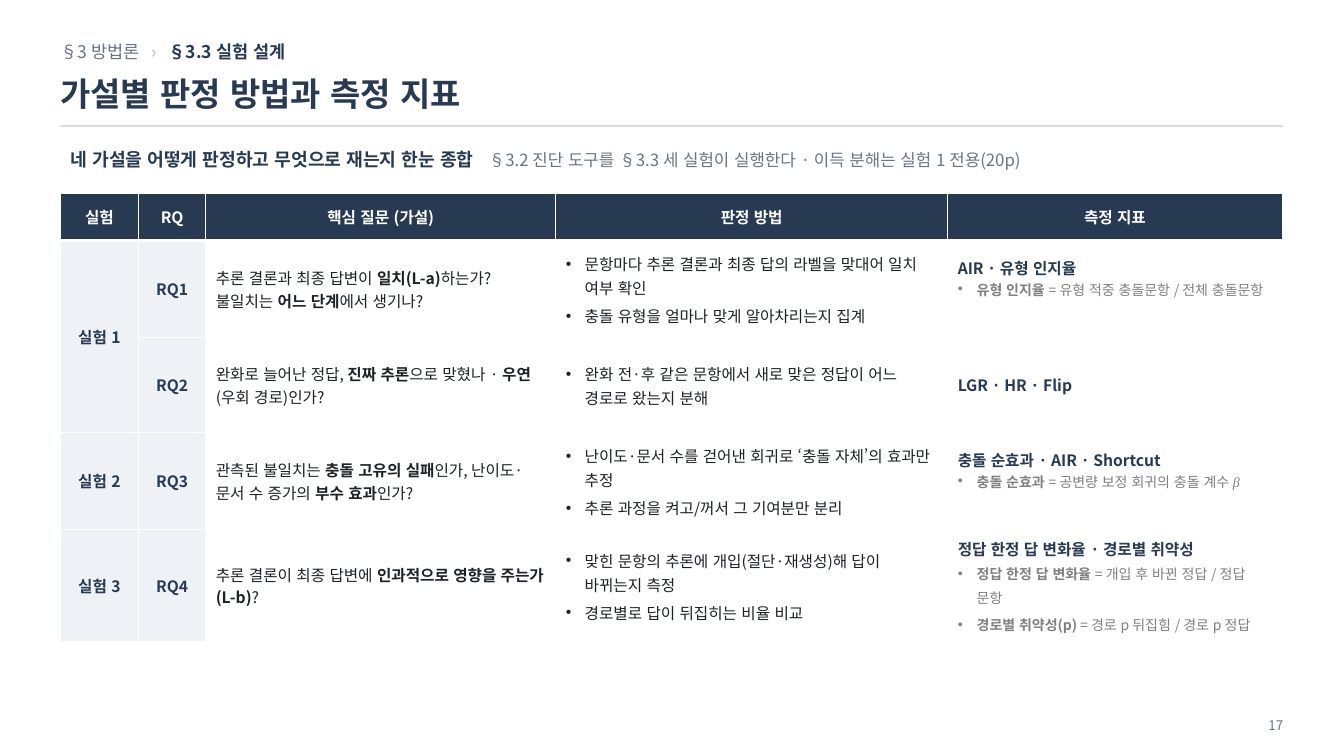
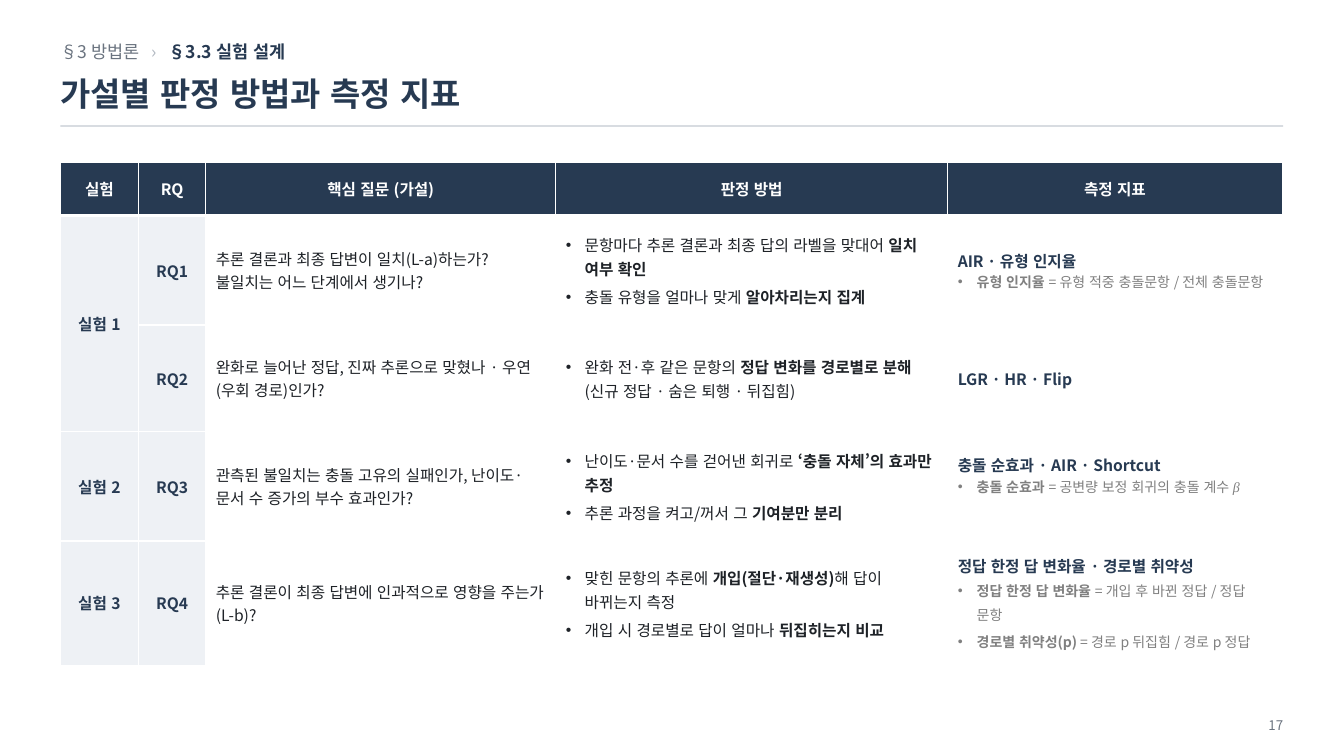
Before and after one commit to jin-ryu/thinkconflict, a slide deck: slide 17 of docs/ThinkConflict_연구보고.pptx. Drawn at 1344x756 pixels with LibreOffice and Linux fonts; fonts in the diff are those of the drawing. Boxes give left, top, right and bottom in pixels: in the first picture for what was removed or moved away, otherwise in the second. Text is boxed around its words. In the diff, an @@ line names an element or a change of style, - is before the commit and + after.

```diff
--- a/docs/ThinkConflict_연구보고.pptx
+++ b/docs/ThinkConflict_연구보고.pptx
@@ table at (x1=60, y1=162, x2=1284, y2=665) @@
-row 3, column 4: 완화 전·후 같은 문항에서 새로 맞은 정답이 어느 경로로 왔는지 분해
+row 3, column 4: 완화 전·후 같은 문항의 정답 변화를 경로별로 분해 (신규 정답 · 숨은 퇴행 · 뒤집힘)
-row 5, column 4: 맞힌 문항의 추론에 개입(절단·재생성)해 답이 바뀌는지 측정 / 경로별로 답이 뒤집히는 비율 비교
+row 5, column 4: 맞힌 문항의 추론에 개입(절단·재생성)해 답이 바뀌는지 측정 / 개입 시 경로별로 답이 얼마나 뒤집히는지 비교
@@ bold off in "일치(L-a)하는가? 어느 단계에서", "진짜 추론으로 우연(우회", "충돌 고유의 실패인가, 부수 효과인가?", "인과적으로 영향을 주는가(L-b)?" @@
@@ bold on in "일치 여부 확인", "알아차리는지 집계", "‘충돌 자체’의 효과만 추정", "기여분만 분리" @@
@@ table resized from (x1=60, y1=194, x2=1284, y2=665) to (x1=60, y1=162, x2=1284, y2=665) @@
@@ text removed at (x1=71, y1=150, x2=1020, y2=170) @@
-네 가설을 어떻게 판정하고 무엇으로 재는지 한눈 종합 §3.2 진단 도구를 §3.3 세 실험이 실행한다 · 이득 분해는 실험 1 전용(20p)
```
Also in this commit, not shown: 5 other slides changed, 11 other files.
